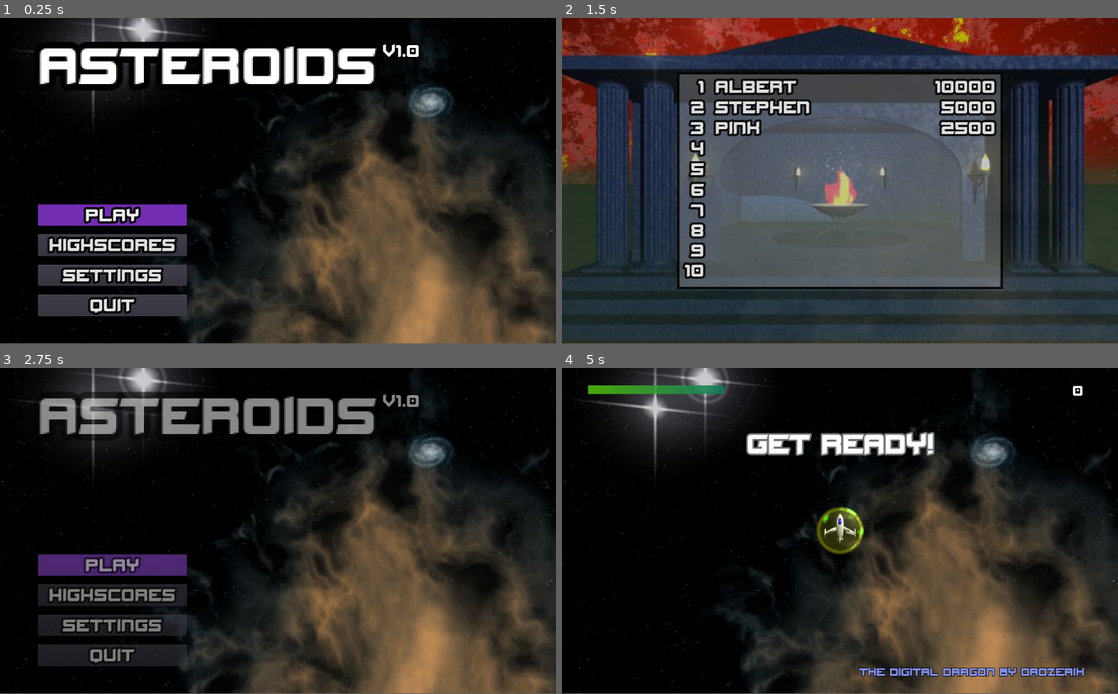
Above: before the commit, frames 1-4 (two rows, left to right).
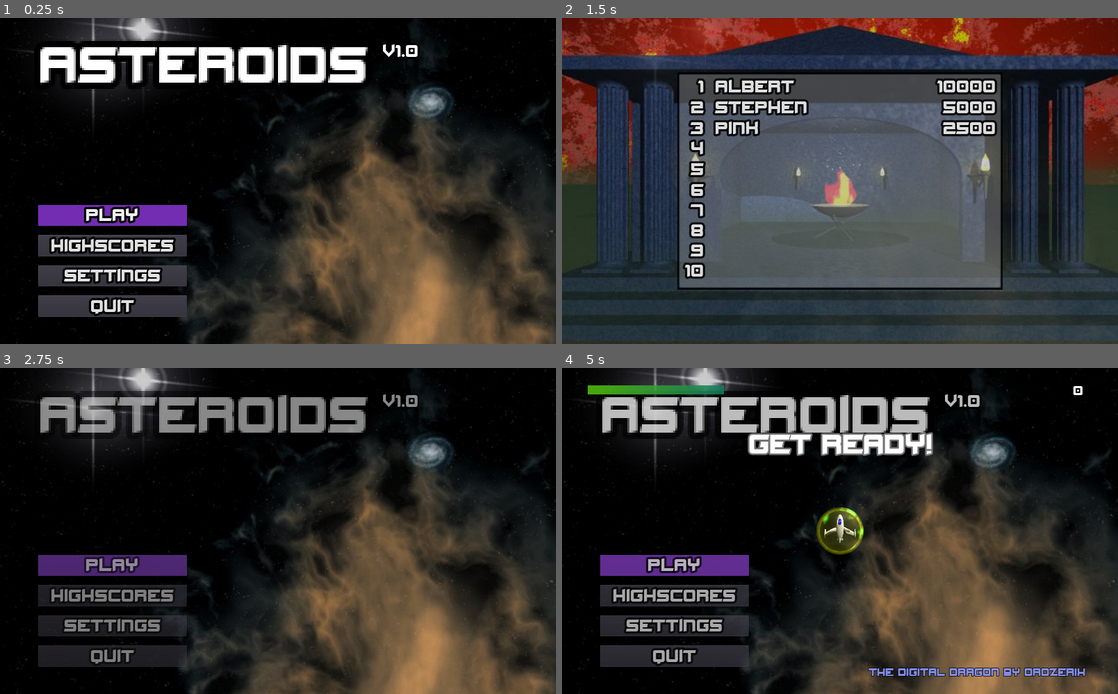
Above: after the commit, the same moments.

Repository: odahoda/asteroids
Game: Godot game, scene res://game.tscn
Two runs of this game, one before a commit and one after it. Both use one fixed random seed, a clock stepped at 60 frames per second and the inputs below.
Inputs (mouse positions are in pixels of both pictures, inside the frame that each line leads up to):
- Up to frame 1 (0.25 s): no input
- Up to frame 2 (1.5 s): click "Highscores" at 0.5 s; tap Enter (ui_accept) at 1.25 s; hold Right (ui_right) from 1.28 s (still down)
- Up to frame 3 (2.75 s): tap Enter (ui_accept) at 1.52, 2.27 s; release Right (ui_right) at 2.03 s; hold Left (ui_left) from 2.03 s (still down)
- Up to frame 4 (5 s): release Left (ui_left) at 2.75 s; click "Settings" at 2.75 s; click (673, 563) at 3.5 s, where only the run before the commit has a clickable "Play"; click (840, 654) at 4.25 s, where only the run after the commit has a clickable "Done"
In our replay, the window is 800x468 before the commit and 800x469 after it. These sizes can differ from the game's own. Grey fills any space a smaller window leaves; there, only what the larger window draws over its background counts as a difference.

The runs differ from the first frame. In frame 1, 5.0% of the frame differs, in the area x 6-100%, y 6-100%; in frame 2, 2.2%; in frame 3, 4.2%; in frame 4, 13%, in the area x 4-100%, y 5-100%.

Commit message:
Initial settings screen. Still buggy.

Diff:
--- a/default_bus_layout.tres
+++ b/default_bus_layout.tres
@@ -6,11 +6,11 @@
 bus/1/solo = false
 bus/1/mute = false
 bus/1/bypass_fx = false
-bus/1/volume_db = -7.87735
+bus/1/volume_db = 1.12271
 bus/1/send = "Master"
 bus/2/name = "sfx"
 bus/2/solo = false
 bus/2/mute = false
 bus/2/bypass_fx = false
-bus/2/volume_db = 0.0
+bus/2/volume_db = 0.558323
 bus/2/send = "Master"
--- a/game.gd
+++ b/game.gd
@@ -6,9 +6,15 @@
 var main_menu = null
 var hall_of_fame_scene = preload("res://hall_of_fame.tscn")
 var hall_of_fame = null
+onready var settings = $settings
 
 func _ready() -> void:
 	randomize()
+
+	$settings.visible = false
+	$settings.connect('done', self, 'settings_finished')
+	$settings.load_settings()
+
 	set_state('menu')
 
 func set_state(state: String) -> void:
@@ -16,6 +22,7 @@
 		Input.set_mouse_mode(Input.MOUSE_MODE_VISIBLE)
 		main_menu = main_menu_scene.instance()
 		main_menu.connect('quit_pressed', self, 'quit_game')
+		main_menu.connect('settings_pressed', self, 'show_settings')
 		main_menu.connect('play_pressed', self, 'start_level')
 		main_menu.connect('highscores_pressed', self, 'show_highscores')
 		add_child(main_menu)
@@ -27,6 +34,10 @@
 		hall_of_fame = hall_of_fame_scene.instance()
 		hall_of_fame.connect('closed', self, 'highscores_finished')
 		add_child(hall_of_fame)
+
+	elif state == 'settings':
+		$settings.visible = true
+		$settings.fade_in()
 
 	elif state == 'play':
 		main_menu.queue_free()
@@ -48,13 +59,25 @@
 	Input.set_mouse_mode(Input.MOUSE_MODE_HIDDEN)
 	main_menu.fade_out(self, 'set_state', ['quit'])
 
+func show_highscores() -> void:
+	Input.set_mouse_mode(Input.MOUSE_MODE_HIDDEN)
+	main_menu.fade_out(self, 'set_state', ['highscores'])
+
+func highscores_finished() -> void:
+	hall_of_fame.queue_free()
+	hall_of_fame = null
+	set_state('menu')
+
+func show_settings() -> void:
+	main_menu.fade_out(self, 'set_state', ['settings'])
+
+func settings_finished() -> void:
+	$settings.visible = false
+	set_state('menu')
+
 func start_level() -> void:
 	Input.set_mouse_mode(Input.MOUSE_MODE_HIDDEN)
 	main_menu.fade_out(self, 'set_state', ['play'])
-
-func show_highscores() -> void:
-	Input.set_mouse_mode(Input.MOUSE_MODE_HIDDEN)
-	main_menu.fade_out(self, 'set_state', ['highscores'])
 
 func level_finished() -> void:
 	var score = level.score
@@ -67,8 +90,3 @@
 		add_child(hall_of_fame)
 	else:
 		set_state('menu')
-
-func highscores_finished() -> void:
-	hall_of_fame.queue_free()
-	hall_of_fame = null
-	set_state('menu')
--- a/game.tscn
+++ b/game.tscn
@@ -1,6 +1,7 @@
-[gd_scene load_steps=3 format=2]
+[gd_scene load_steps=4 format=2]
 
 [ext_resource path="res://game.gd" type="Script" id=1]
+[ext_resource path="res://settings.tscn" type="PackedScene" id=2]
 [ext_resource path="res://assets/background.jpeg" type="Texture" id=3]
 
 [node name="game" type="CanvasLayer"]
@@ -14,3 +15,5 @@
 __meta__ = {
 "_edit_use_anchors_": false
 }
+
+[node name="settings" parent="." instance=ExtResource( 2 )]
--- a/gui_theme.tres
+++ b/gui_theme.tres
@@ -5,18 +5,18 @@
 [sub_resource type="StyleBoxFlat" id=1]
 bg_color = Color( 0.454902, 0.180392, 0.705882, 1 )
 
+[sub_resource type="StyleBoxEmpty" id=2]
+
 [sub_resource type="StyleBoxEmpty" id=3]
 
-[sub_resource type="StyleBoxEmpty" id=4]
-
-[sub_resource type="DynamicFont" id=2]
+[sub_resource type="DynamicFont" id=4]
 size = 30
 outline_size = 4
 outline_color = Color( 0, 0, 0, 1 )
 font_data = ExtResource( 1 )
 
 [resource]
-default_font = SubResource( 2 )
+default_font = SubResource( 4 )
 Button/colors/font_color = Color( 0.88, 0.88, 0.88, 1 )
 Button/colors/font_color_disabled = Color( 0.9, 0.9, 0.9, 0.2 )
 Button/colors/font_color_hover = Color( 0.94, 0.94, 0.94, 1 )
--- a/main_menu.tscn
+++ b/main_menu.tscn
@@ -63,7 +63,6 @@
 script = ExtResource( 4 )
 
 [node name="controls" type="Control" parent="."]
-modulate = Color( 1, 1, 1, 0 )
 anchor_right = 1.0
 anchor_bottom = 1.0
 theme = ExtResource( 1 )
--- a/project.godot
+++ b/project.godot
@@ -35,6 +35,11 @@
 config/name="asteroids"
 run/main_scene="res://game.tscn"
 
+[display]
+
+window/stretch/mode="2d"
+window/stretch/aspect="expand"
+
 [input]
 
 ui_pause={
--- /dev/null
+++ b/settings.gd
@@ -0,0 +1,97 @@
+extends Control
+
+signal done
+
+var settings = null
+
+onready var done_button = $controls/done
+onready var fullscreen_button = $controls/grid/fullscreen
+onready var music_volume_slider = $controls/grid/music_volume
+onready var sound_volume_slider = $controls/grid/sound_volume
+
+func _ready() -> void:
+	done_button.connect('button_up', self, 'fade_out')
+	fullscreen_button.connect('toggled', self, '__fullscreen_changed')
+	music_volume_slider.connect('value_changed', self, '__music_volume_changed')
+	sound_volume_slider.connect('value_changed', self, '__sound_volume_changed')
+
+func _input(event):
+	if event.is_action_pressed("ui_cancel"):
+		done_button.grab_focus()
+		fade_out()
+
+func fade_in() -> void:
+	$animations.play('fade_in')
+	$animations.seek(0, true)
+
+func fade_out() -> void:
+	$animations.play('fade_out')
+	$animations.connect('animation_finished', self, '__fade_out_finished', [], CONNECT_ONESHOT)
+
+func load_settings() -> void:
+	var fp = File.new()
+	if fp.file_exists("user://settings.json"):
+		fp.open("user://settings.json", File.READ)
+		settings = parse_json(fp.get_as_text())
+		fp.close()
+
+	else:
+		settings = {
+			'fullscreen': false,
+			'music_volume': 100,
+			'sound_volume': 100,
+		}
+
+	fullscreen_button.pressed = settings['fullscreen']
+	__apply_fullscreen()
+
+	music_volume_slider.value = settings['music_volume']
+	__apply_music_volume()
+
+	sound_volume_slider.value = settings['sound_volume']
+	__apply_sound_volume()
+
+func save_settings() -> void:
+	var fp = File.new()
+	fp.open("user://settings.json", File.WRITE)
+	fp.store_string(to_json(settings))
+	fp.close()
+
+func __fade_out_finished(_anim) -> void:
+	save_settings()
+	emit_signal('done')
+
+func __fullscreen_changed(value) -> void:
+	settings['fullscreen'] = value
+	__apply_fullscreen()
+
+func __apply_fullscreen() -> void:
+	OS.window_fullscreen = settings['fullscreen']
+
+func __music_volume_changed(value) -> void:
+	settings['music_volume'] = value
+	__apply_music_volume()
+
+func __apply_music_volume() -> void:
+	var bus_idx = AudioServer.get_bus_index('music')
+	var value = settings['music_volume']
+	if value == 0:
+		AudioServer.set_bus_mute(bus_idx, true)
+	else:
+		var value_db = 10 * log(value / 100)
+		AudioServer.set_bus_mute(bus_idx, false)
+		AudioServer.set_bus_volume_db(bus_idx, value_db)
+
+func __sound_volume_changed(value) -> void:
+	settings['sound_volume'] = value
+	__apply_sound_volume()
+
+func __apply_sound_volume() -> void:
+	var bus_idx = AudioServer.get_bus_index('sfx')
+	var value = settings['sound_volume']
+	if value == 0:
+		AudioServer.set_bus_mute(bus_idx, true)
+	else:
+		var value_db = 10 * log(value / 100)
+		AudioServer.set_bus_mute(bus_idx, false)
+		AudioServer.set_bus_volume_db(bus_idx, value_db)
--- /dev/null
+++ b/settings.tscn
@@ -0,0 +1,154 @@
+[gd_scene load_steps=5 format=2]
+
+[ext_resource path="res://gui_theme.tres" type="Theme" id=1]
+[ext_resource path="res://settings.gd" type="Script" id=2]
+
+[sub_resource type="Animation" id=1]
+resource_name = "fade_in"
+length = 0.25
+step = 0.05
+tracks/0/type = "value"
+tracks/0/path = NodePath("controls:modulate")
+tracks/0/interp = 1
+tracks/0/loop_wrap = true
+tracks/0/imported = false
+tracks/0/enabled = true
+tracks/0/keys = {
+"times": PoolRealArray( 0, 0.25 ),
+"transitions": PoolRealArray( 1, 1 ),
+"update": 0,
+"values": [ Color( 1, 1, 1, 0 ), Color( 1, 1, 1, 1 ) ]
+}
+
+[sub_resource type="Animation" id=2]
+length = 0.5
+tracks/0/type = "value"
+tracks/0/path = NodePath("controls:modulate")
+tracks/0/interp = 1
+tracks/0/loop_wrap = true
+tracks/0/imported = false
+tracks/0/enabled = true
+tracks/0/keys = {
+"times": PoolRealArray( 0, 0.5 ),
+"transitions": PoolRealArray( 1, 1 ),
+"update": 0,
+"values": [ Color( 1, 1, 1, 1 ), Color( 1, 1, 1, 0 ) ]
+}
+
+[node name="settings" type="Control"]
+anchor_right = 1.0
+anchor_bottom = 1.0
+script = ExtResource( 2 )
+__meta__ = {
+"_edit_use_anchors_": false
+}
+
+[node name="controls" type="Control" parent="."]
+anchor_right = 1.0
+anchor_bottom = 1.0
+theme = ExtResource( 1 )
+__meta__ = {
+"_edit_use_anchors_": false
+}
+
+[node name="title" type="Label" parent="controls"]
+anchor_left = 0.5
+anchor_right = 0.5
+margin_left = -91.5
+margin_top = 50.0
+margin_right = 91.5
+margin_bottom = 25.0
+grow_horizontal = 2
+text = "Settings"
+align = 1
+__meta__ = {
+"_edit_use_anchors_": false
+}
+
+[node name="done" type="Button" parent="controls"]
+anchor_left = 0.5
+anchor_top = 1.0
+anchor_right = 0.5
+anchor_bottom = 1.0
+margin_left = -137.0
+margin_top = -90.0
+margin_right = 137.0
+margin_bottom = -50.0
+size_flags_vertical = 3
+text = "Done"
+__meta__ = {
+"_edit_use_anchors_": false
+}
+
+[node name="grid" type="GridContainer" parent="controls"]
+anchor_left = 0.5
+anchor_top = 0.5
+anchor_right = 0.5
+anchor_bottom = 0.5
+margin_left = -268.5
+margin_top = -79.0
+margin_right = 268.5
+margin_bottom = 79.0
+custom_constants/hseparation = 50
+columns = 2
+__meta__ = {
+"_edit_use_anchors_": false
+}
+
+[node name="label_fullscreen" type="Label" parent="controls/grid"]
+margin_top = -1.0
+margin_right = 287.0
+margin_bottom = 49.0
+rect_min_size = Vector2( 0, 50 )
+text = "Fullscreen"
+valign = 1
+
+[node name="fullscreen" type="CheckButton" parent="controls/grid"]
+margin_left = 399.0
+margin_right = 475.0
+margin_bottom = 50.0
+grow_horizontal = 0
+size_flags_horizontal = 4
+align = 1
+__meta__ = {
+"_edit_use_anchors_": false
+}
+
+[node name="label_music_volume" type="Label" parent="controls/grid"]
+margin_top = 53.0
+margin_right = 287.0
+margin_bottom = 103.0
+rect_min_size = Vector2( 0, 50 )
+text = "Music Volume"
+valign = 1
+
+[node name="music_volume" type="HSlider" parent="controls/grid"]
+margin_left = 337.0
+margin_top = 54.0
+margin_right = 537.0
+margin_bottom = 104.0
+rect_min_size = Vector2( 200, 0 )
+size_flags_vertical = 1
+tick_count = 5
+ticks_on_borders = true
+
+[node name="label_sound_volume" type="Label" parent="controls/grid"]
+margin_top = 107.0
+margin_right = 287.0
+margin_bottom = 157.0
+rect_min_size = Vector2( 0, 50 )
+text = "Sound Volume"
+valign = 1
+
+[node name="sound_volume" type="HSlider" parent="controls/grid"]
+margin_left = 337.0
+margin_top = 108.0
+margin_right = 537.0
+margin_bottom = 158.0
+size_flags_vertical = 1
+tick_count = 5
+ticks_on_borders = true
+
+[node name="animations" type="AnimationPlayer" parent="."]
+anims/fade_in = SubResource( 1 )
+anims/fade_out = SubResource( 2 )
Not shown: 1 places in gui_theme.tres that only renumber resources
Not shown, changed: README.org
